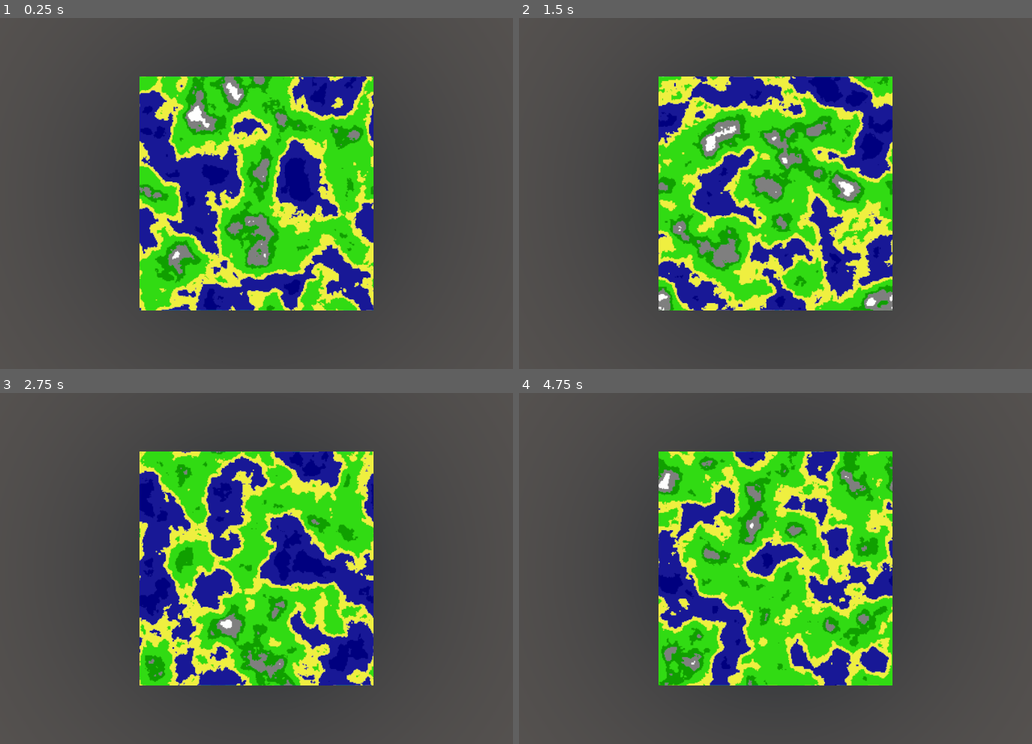
Above: before the commit, frames 1-4 (two rows, left to right).
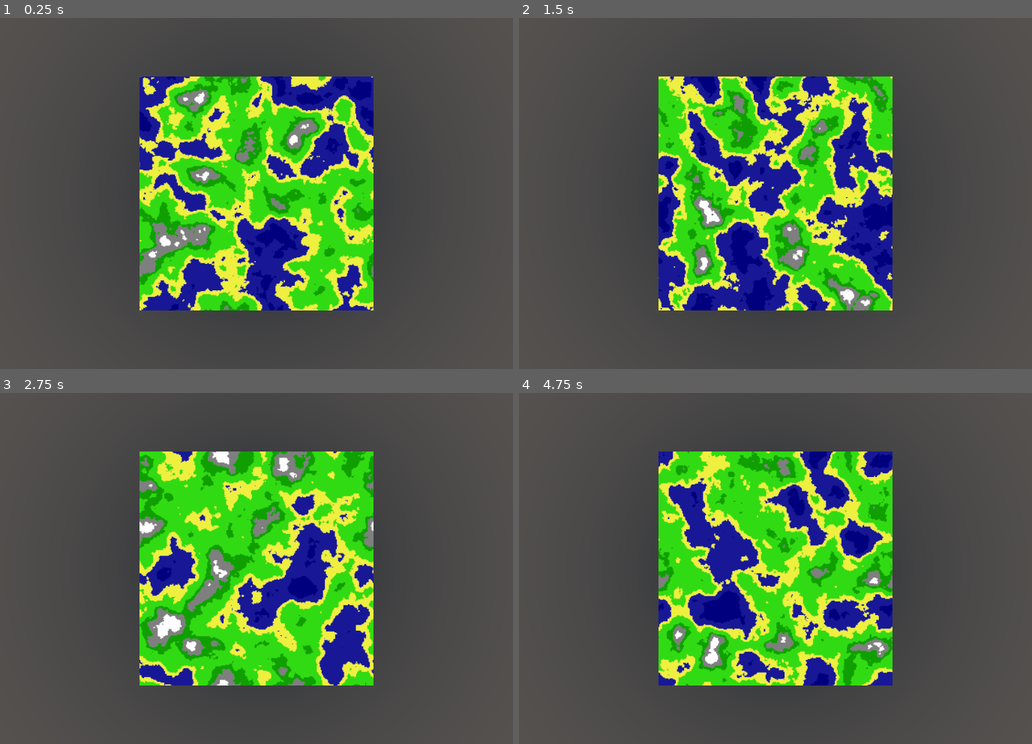
Above: after the commit, the same moments.

Repository: cleap/s21-game-is
Game: Godot game, scene res://WrappingMap/world_map.tscn
Same seed, same stepped clock (60 frames per second), same inputs: the game is played once before the commit and once after it. The project has no main scene, so this scene is started directly. The engine's default icon, where the game draws it, is replaced by a stand-in: a white triangle on a blue panel in a dark square.
Inputs:
- Up to frame 1 (0.25 s): no input
- Up to frame 2 (1.5 s): tap Enter (ui_accept) at 0.5, 1.35 s; hold Enter (ui_accept) 0.53-1.28 s
- Up to frame 3 (2.75 s): tap Enter (ui_accept) at 1.52, 1.82 s; hold Enter (ui_accept) from 2.03 s (still down)
- Up to frame 4 (4.75 s): release Enter (ui_accept) at 2.78 s; tap Enter (ui_accept) at 2.85, 3.02, 3.32, 4.35, 4.52 s; hold Enter (ui_accept) 3.53-4.28 s

The runs differ from the first frame. In frame 1, 23% of the frame differs, in the area x 27-73%, y 16-84%; in frame 2, 23%; in frame 3, 24%; in frame 4, 24%.

Commit message:
Map wraps on both axes now

Diff:
--- a/Procedural World Demo/WrappingMap/world_map.gd
+++ b/Procedural World Demo/WrappingMap/world_map.gd
@@ -37,10 +37,11 @@
 
 	var temp1 = []
 	for x in MAP_WIDTH:
-		var theta = lerp(0.0, 2.0*PI, x/float(MAP_WIDTH))
+		var theta = 2.0*PI*x/float(MAP_WIDTH)
 		var temp2: Array = []
 		for y in MAP_HEIGHT:
-			var val = noise.get_noise_3d(RAD*cos(theta), RAD*sin(theta), y)
+			var phi = 2.0*PI*y/float(MAP_HEIGHT)
+			var val = noise.get_noise_4d(RAD*cos(theta), RAD*sin(theta), RAD*cos(phi), RAD*sin(phi))
 			if val < min_val:
 				min_val = val
 			if val > max_val:
